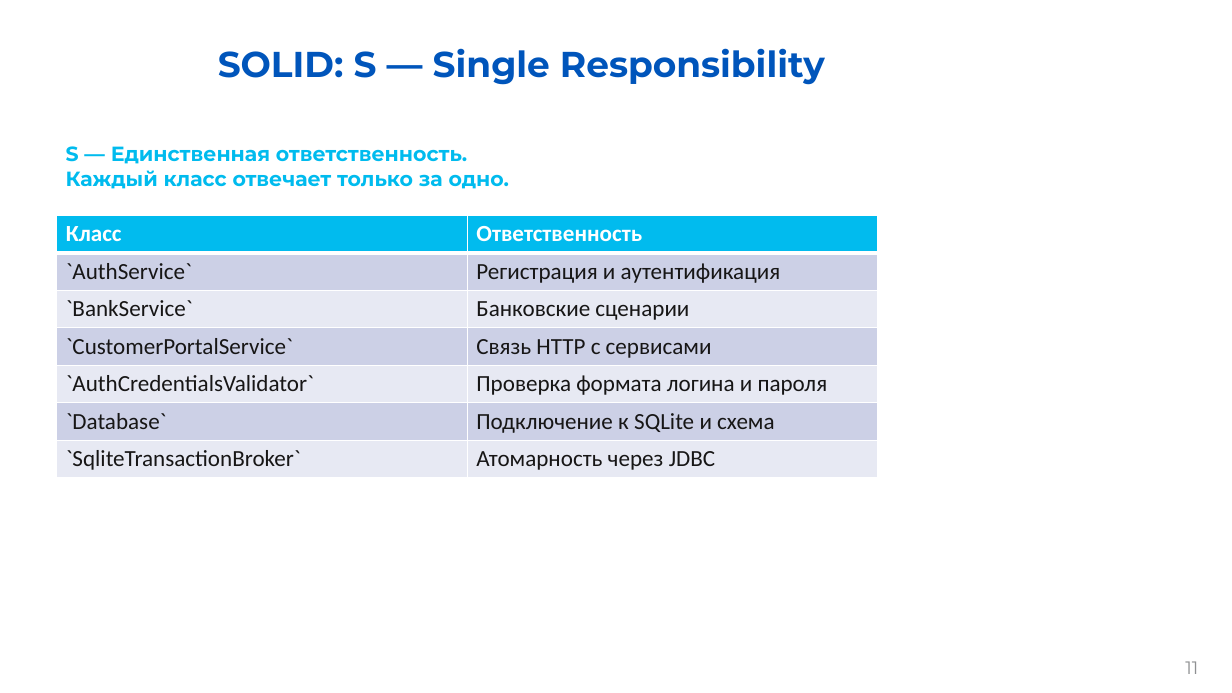
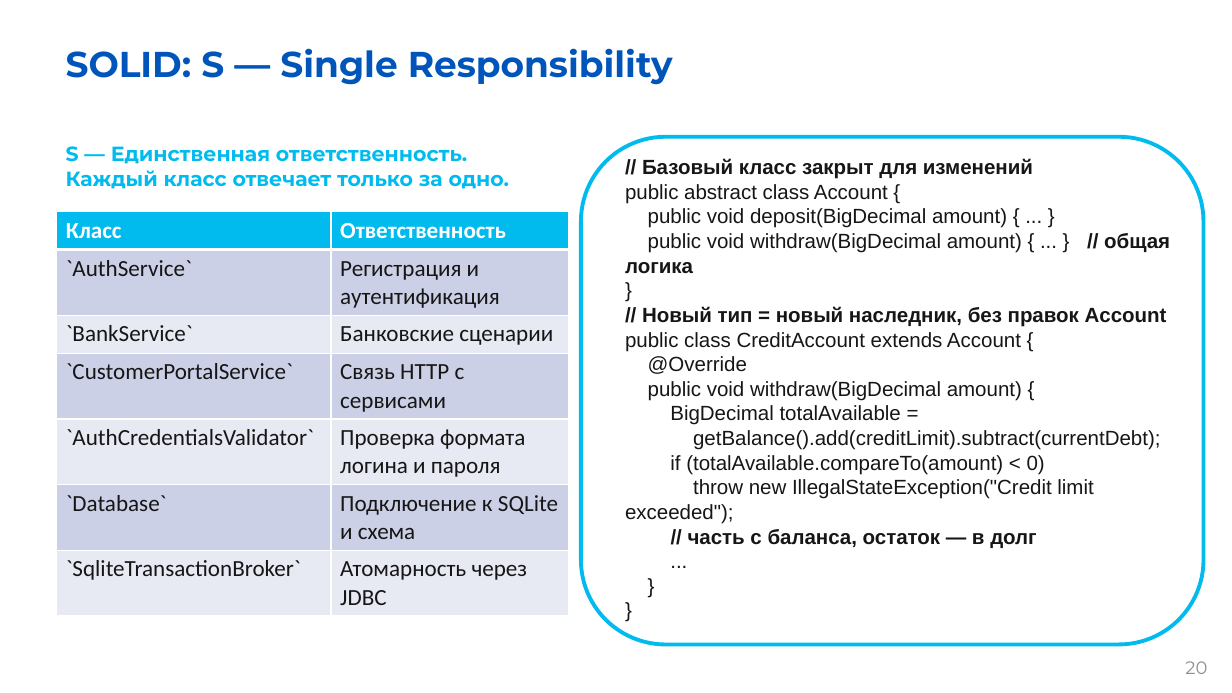
Before and after one commit to kmozgovoj11-rgb/bank_simulator, a slide deck: slide 20 of Презентация.pptx (slide 11 before the commit). Drawn at 1232x693 pixels with LibreOffice and Linux fonts; fonts in the diff are those of the drawing; background and template pictures are left out. Boxes give left, top, right and bottom in pixels: in the first picture for what was removed or moved away, otherwise in the second. Text is boxed around its words. In the diff, an @@ line names an element or a change of style, - is before the commit and + after.

```diff
--- a/Презентация.pptx
+++ b/Презентация.pptx
@@ title "SOLID: S — Single Responsibility" at (x1=66, y1=48, x2=673, y2=85): alignment centre to left @@
@@ rounded rectangle added at (x1=581, y1=137, x2=1204, y2=644), outline #01BBEE 3 pt @@
@@ text added at (x1=625, y1=158, x2=1170, y2=548), 16 pt, text #171616 @@
+// Базовый класс закрыт для изменений
+public abstract class Account {
+public void deposit(BigDecimal amount) { ... }
+public void withdraw(BigDecimal amount) { ... } // общая логика
+}
+// Новый тип = новый наследник, без правок Account
+public class CreditAccount extends Account {
+@Override
+public void withdraw(BigDecimal amount) {
+BigDecimal totalAvailable =
+getBalance().add(creditLimit).subtract(currentDebt);
+if (totalAvailable.compareTo(amount) < 0)
+throw new IllegalStateException("Credit limit exceeded");
+// часть с баланса, остаток — в долг
+...
+}
+}
@@ table resized from (x1=56, y1=215, x2=877, y2=478) to (x1=56, y1=212, x2=568, y2=611) @@
@@ page number at (x1=1185, y1=661, x2=1207, y2=674): text changed @@
-11
+20
```
Also in this commit, not shown: 15 other slides changed, 16 slides added, 2 slides removed.
